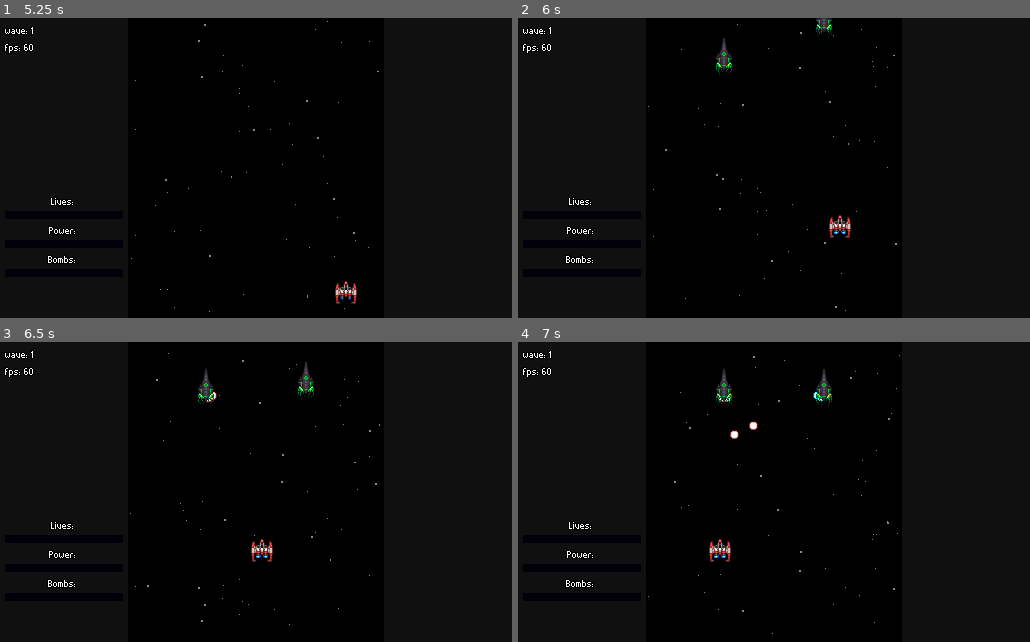
Above: before the commit, frames 1-4 (two rows, left to right).
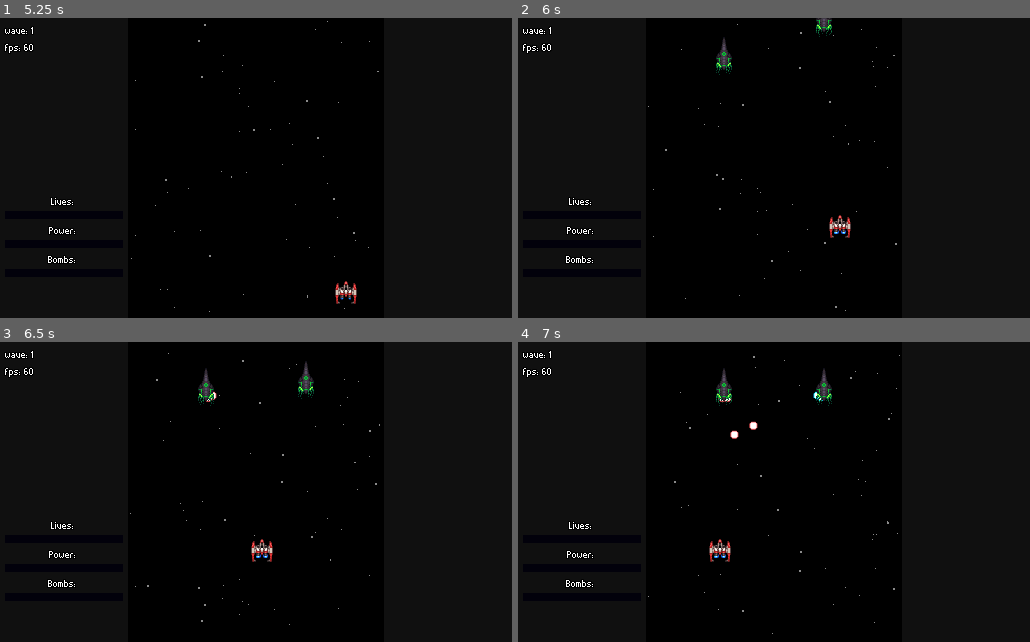
Above: after the commit, the same moments.

Repository: rockrick1/galaxy-stride
Game: Godot game, scene res://menus/main_menu.tscn
Same seed, same stepped clock (60 frames per second), same inputs: the game is played once before the commit and once after it.
Inputs (mouse positions are in pixels of both pictures, inside the frame that each line leads up to):
- Up to frame 1 (5.25 s): click "New Game" at 0.5 s; click "New Game" at 1.25 s; move the mouse to (368, 153) at 2.02 s; hold Right (ui_right) 2.03-2.75 s; click (230, 138) at 2.75 s; move the mouse to (153, 183) at 3.52 s; hold Down (ui_down) 3.53-4.28 s; tap Enter at 4.25 s; move the mouse to (307, 102) at 4.27 s; hold Right (ui_right) 4.28-5.03 s; move the mouse to (230, 228) at 5.02 s; hold Up (ui_up) from 5.03 s (still down)
- Up to frame 2 (6 s): move the mouse to (927, 213) at 5.77 s; release Up (ui_up) at 5.78 s; hold Left (ui_left) from 5.78 s (still down)
- Up to frame 3 (6.5 s): keep holding Left (ui_left)
- Up to frame 4 (7 s): keep holding Left (ui_left); move the mouse to (620, 447) at 6.52 s

Frame 1 is identical in both runs. In frame 2, less than 0.1% of the frame differs, in the area x 38-62%, y 2-19%; in frame 3, less than 0.1%, in the area x 38-62%, y 15-21%; in frame 4, less than 0.1%.

Commit message:
better shader logic on void1

Diff:
--- a/characters/enemies/enemy.gd
+++ b/characters/enemies/enemy.gd
@@ -7,8 +7,6 @@
 export (String) var TYPE
 export (float) var DISTANCE
 export (float) var BOMB_DMG = 20
-
-export (float) var blink_intensity = 0
 
 export (float) var amount_to_move
 export (float) var where_to_move
@@ -28,7 +26,6 @@
 var pos_h_override
 var spawned_drops = 0
 var exit_time = -1
-var blink_mat : Material
 
 var invincible = false
 var is_dead = false
@@ -41,13 +38,7 @@
 	character.connect("bomb", self, "on_bomb")
 	if has_node("ColorRect"):
 		$ColorRect.set_frame_color(Color(randf(), randf(), randf()))
-	blink_mat = $AnimatedSprite.get_material()
 	start()
-
-
-func _process(_delta):
-	if blink_mat != null:
-		blink_mat.set_shader_param("intensity", blink_intensity)
 
 
 func start():
--- a/characters/enemies/void1.tscn
+++ b/characters/enemies/void1.tscn
@@ -11,7 +11,7 @@
 length = 0.1
 step = 0.05
 tracks/0/type = "value"
-tracks/0/path = NodePath(".:blink_intensity")
+tracks/0/path = NodePath("AnimatedSprite:material:shader_param/intensity")
 tracks/0/interp = 1
 tracks/0/loop_wrap = true
 tracks/0/imported = false
@@ -57,6 +57,7 @@
 material = ExtResource( 3 )
 frames = ExtResource( 2 )
 animation = "void1"
+frame = 3
 playing = true
 
 [node name="Hitbox" type="CollisionShape2D" parent="."]
